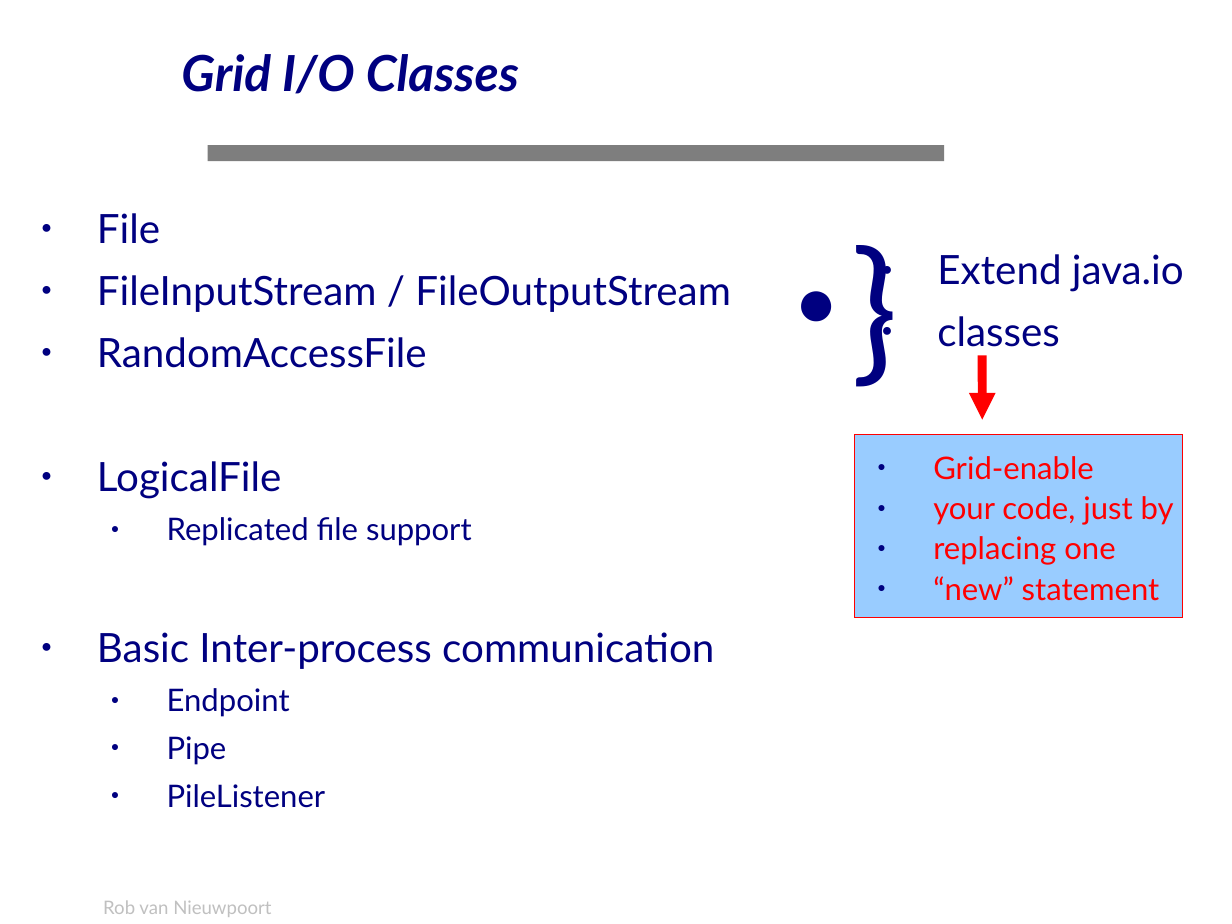
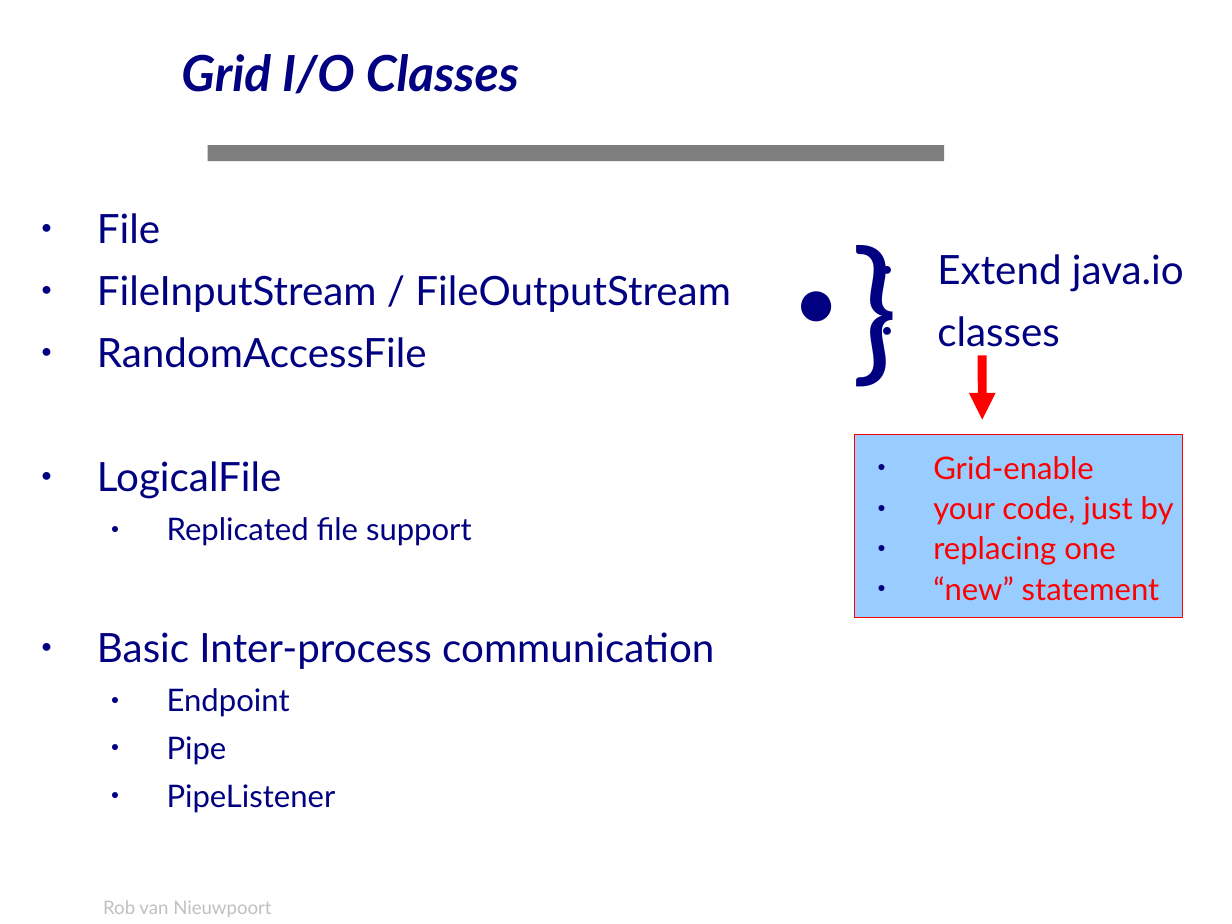
Before and after one commit to JungleComputing/javagat, a slide deck: slide 59 of doc/tutorial/tutorial.odp. Drawn at 1232x924 pixels with LibreOffice and Linux fonts; fonts in the diff are those of the drawing; background and template pictures are left out. Boxes give left, top, right and bottom in pixels: in the first picture for what was removed or moved away, otherwise in the second. Text is boxed around its words. In the diff, an @@ line names an element or a change of style, - is before the commit and + after.

```diff
--- a/doc/tutorial/tutorial.odp
+++ b/doc/tutorial/tutorial.odp
@@ text at (167, 784, 336, 813): text changed @@
-  ● PileListener
+  ● PipeListener
```
Also in this commit, not shown: 1 other slide changed, 1 other file.
